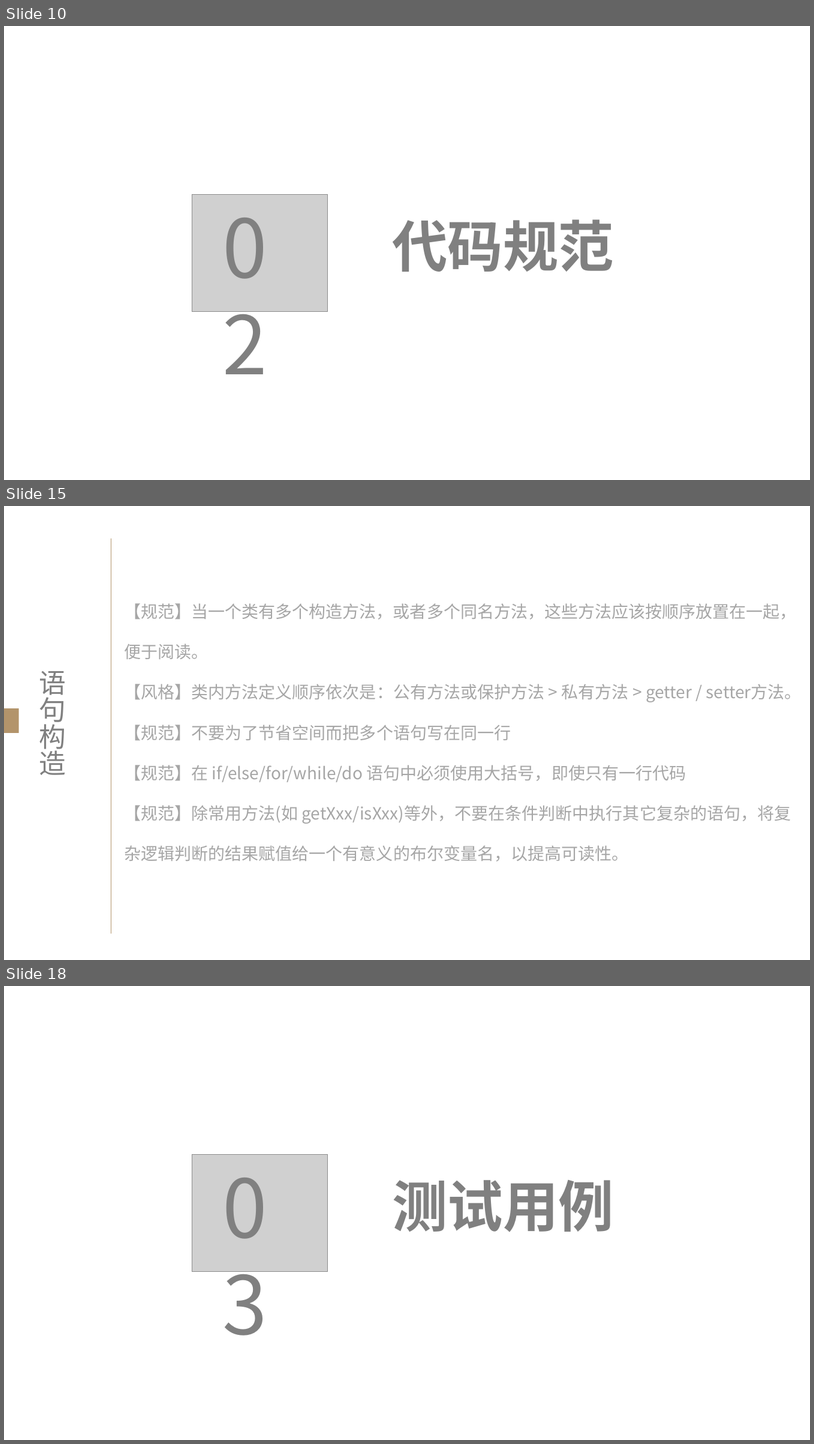
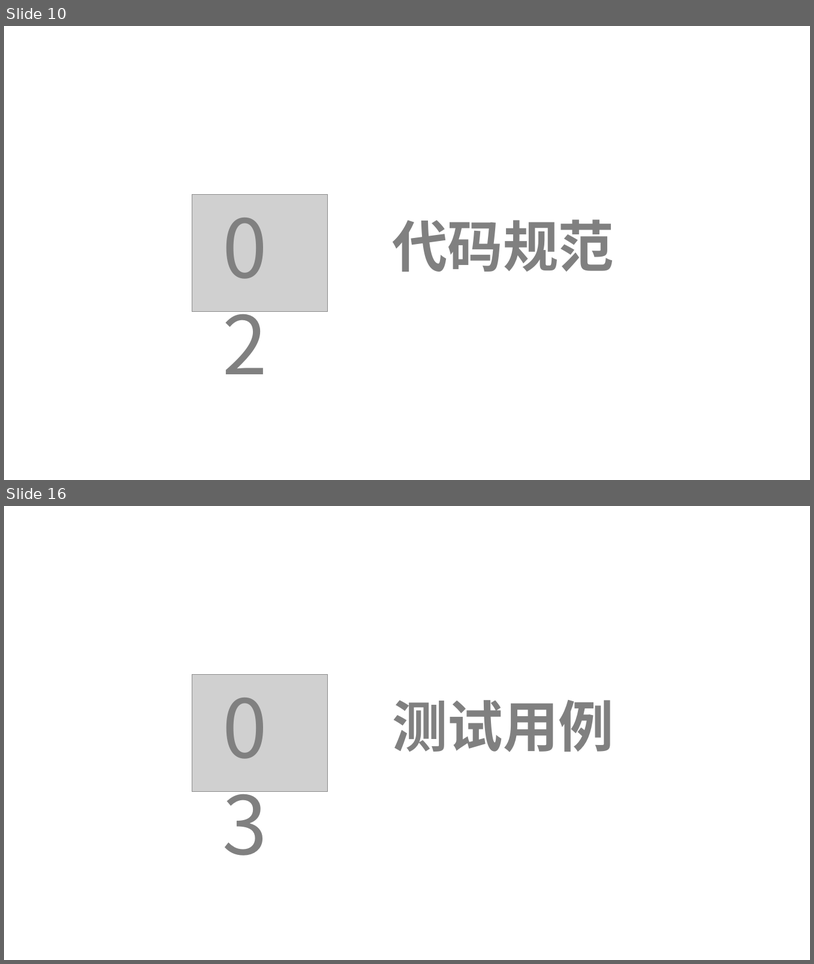
Before and after one commit to lenovo-wu/G11ZUCC, a slide deck: 代码实现.pptx. Shown one above the other, each under a label of ours: slides 10, 15 and 18 before the commit, slides 10 and 16 after it; the slides between them are not shown. The pictures are 814x1444 and 814x964 pixels, drawn with LibreOffice and Linux fonts; fonts in the diff are those of the drawing; grey boxes stand for pictures. Boxes give left, top, right and bottom in pixels: in the first picture for what was removed or moved away, otherwise in the second. Text is boxed around its words. In the diff, an @@ line names an element or a change of style, - is before the commit and + after.

```diff
--- a/代码实现.pptx
+++ b/代码实现.pptx
@@ slide 15 removed at box(4, 506, 810, 960), background #FFFFFF @@
@@ line removed from (111, 538) to (111, 934) @@
@@ text removed at box(124, 603, 802, 861) @@
-【规范】当一个类有多个构造方法，或者多个同名方法，这些方法应该按顺序放置在一起，便于阅读。
-【风格】类内方法定义顺序依次是：公有方法或保护方法 > 私有方法 > getter / setter方法。
-【规范】不要为了节省空间而把多个语句写在同一行
-【规范】在 if/else/for/while/do 语句中必须使用大括号，即使只有一行代码
-【规范】除常用方法(如 getXxx/isXxx)等外，不要在条件判断中执行其它复杂的语句，将复杂逻辑判断的结果赋值给一个有意义的布尔变量名，以提高可读性。
@@ text removed at box(39, 671, 66, 775) @@
-语句构造
@@ rectangle removed at box(4, 709, 18, 733) @@
@@ what was slide 18 is now slide 16 @@
```
Also in this commit, not shown: 3 slides changed, 5 slides added, 6 other slides removed.
